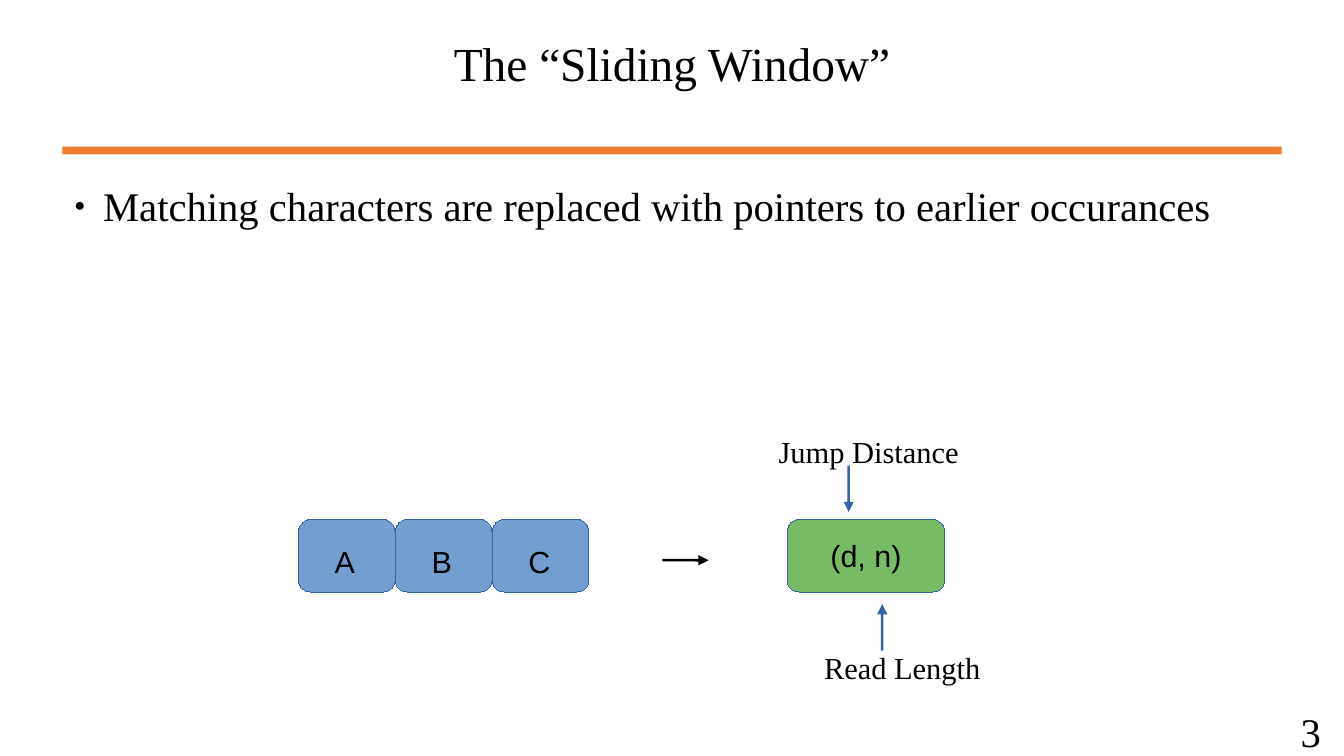
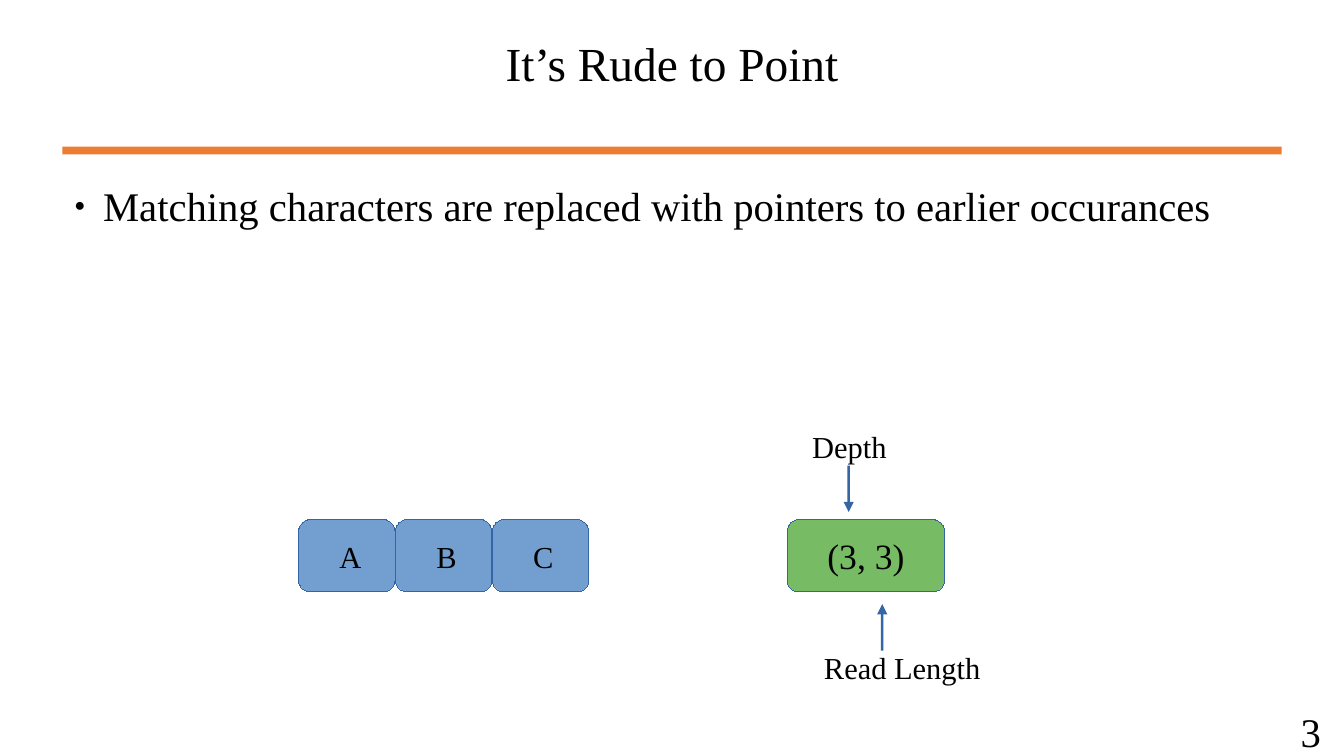
Before and after one commit to wbuz24/undergrad-repo, a slide deck: slide 4 of S24/cs494/notes/LZ77.pptx. Drawn at 1344x756 pixels with LibreOffice and Linux fonts; fonts in the diff are those of the drawing. Boxes give left, top, right and bottom in pixels: in the first picture for what was removed or moved away, otherwise in the second. Text is boxed around its words. In the diff, an @@ line names an element or a change of style, - is before the commit and + after.

```diff
--- a/S24/cs494/notes/LZ77.pptx
+++ b/S24/cs494/notes/LZ77.pptx
@@ text at bbox=[506, 48, 838, 82]: text changed @@
-The “Sliding Window”
+It’s Rude to Point
@@ text removed at bbox=[779, 443, 958, 469] @@
-Jump Distance
@@ text added at bbox=[812, 437, 886, 464], 18 pt, text #000000 @@
+Depth
@@ font Arial to Times New Roman in 3 elements at bbox=[339, 548, 361, 568], bbox=[436, 548, 456, 568], bbox=[533, 548, 553, 569] @@
@@ arrow removed from (662, 561) to (709, 561) @@
@@ text in rounded rectangle at bbox=[827, 544, 905, 576]: text changed; size 18 to 21 pt; font Arial to Times New Roman @@
-(d, n)
+(3, 3)
```
Also in this commit, not shown: 6 other slides changed, 1 slide added, 1 other file.
